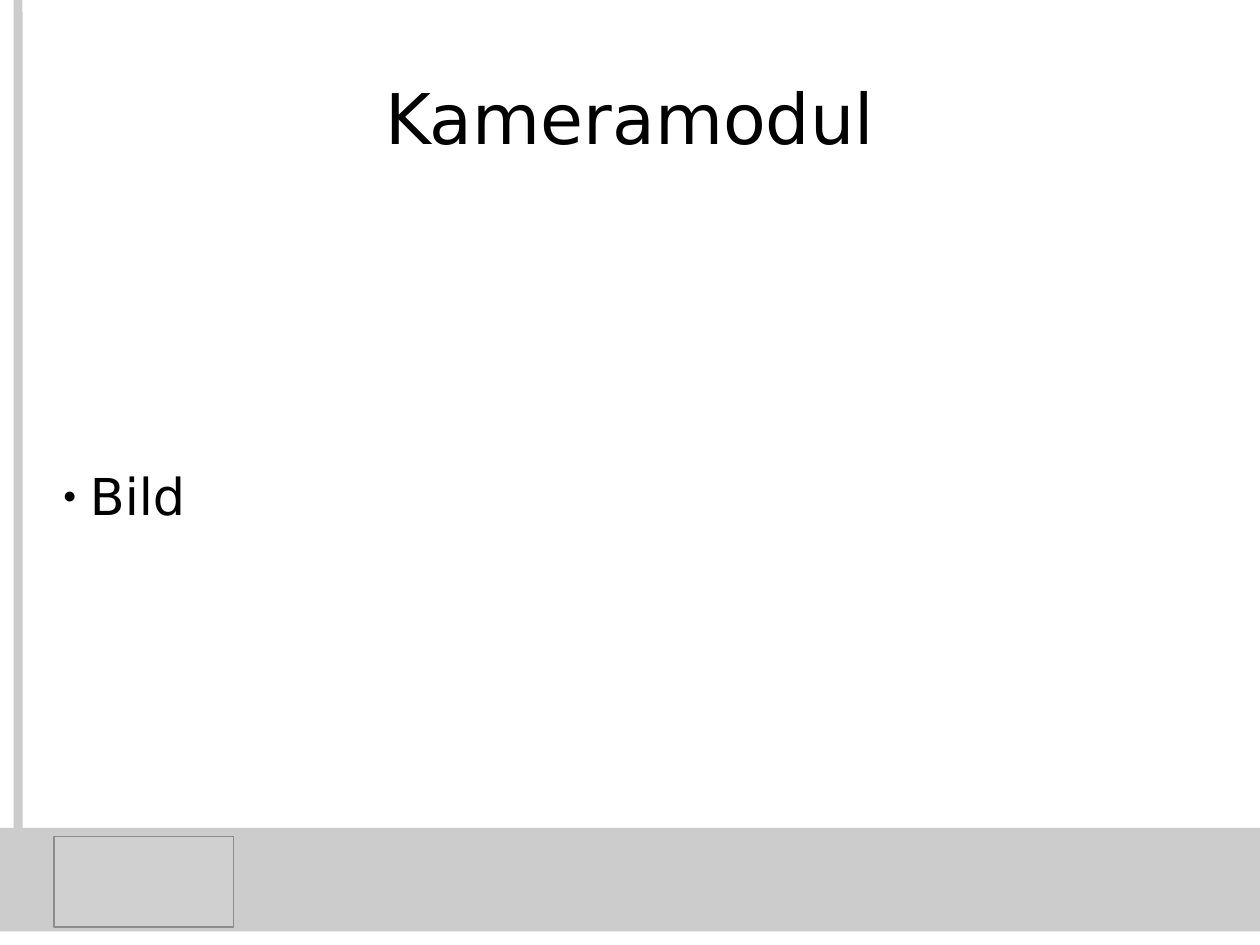
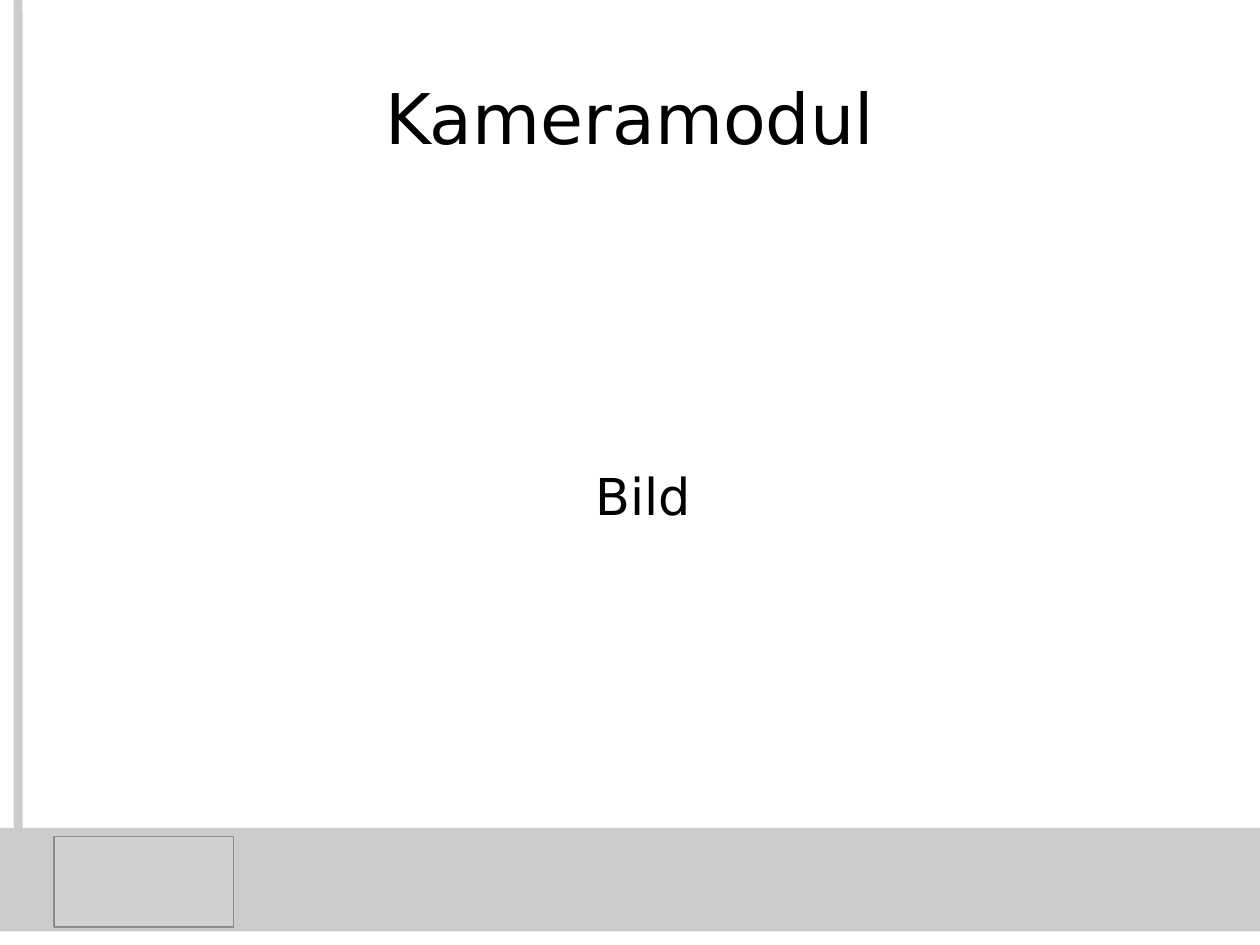
Before and after one commit to KITrokopter/Presentation, a slide deck: slide 5 of PresentationInTotal v0.1.odp. Drawn at 1260x945 pixels with LibreOffice and Linux fonts; fonts in the diff are those of the drawing; grey boxes stand for pictures. Boxes give left, top, right and bottom in pixels: in the first picture for what was removed or moved away, otherwise in the second. Text is boxed around its words. In the diff, an @@ line names an element or a change of style, - is before the commit and + after.

Commit message:
Final version of v0.1 presentation

```diff
--- a/PresentationInTotal v0.1.odp
+++ b/PresentationInTotal v0.1.odp
@@ subtitle "Bild" at (596, 476, 691, 516): alignment left to centre; bullet ● to none @@
```
